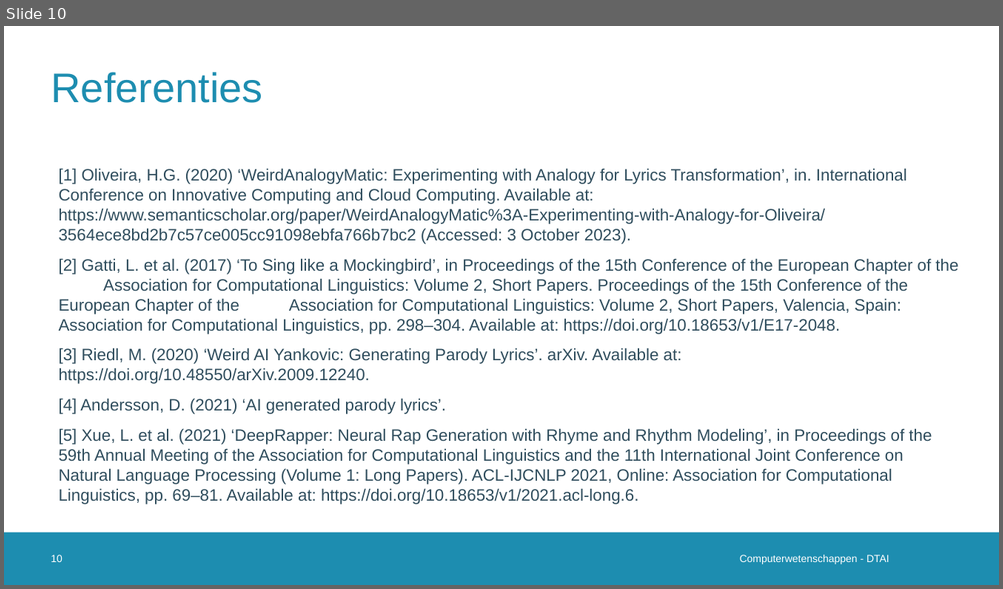
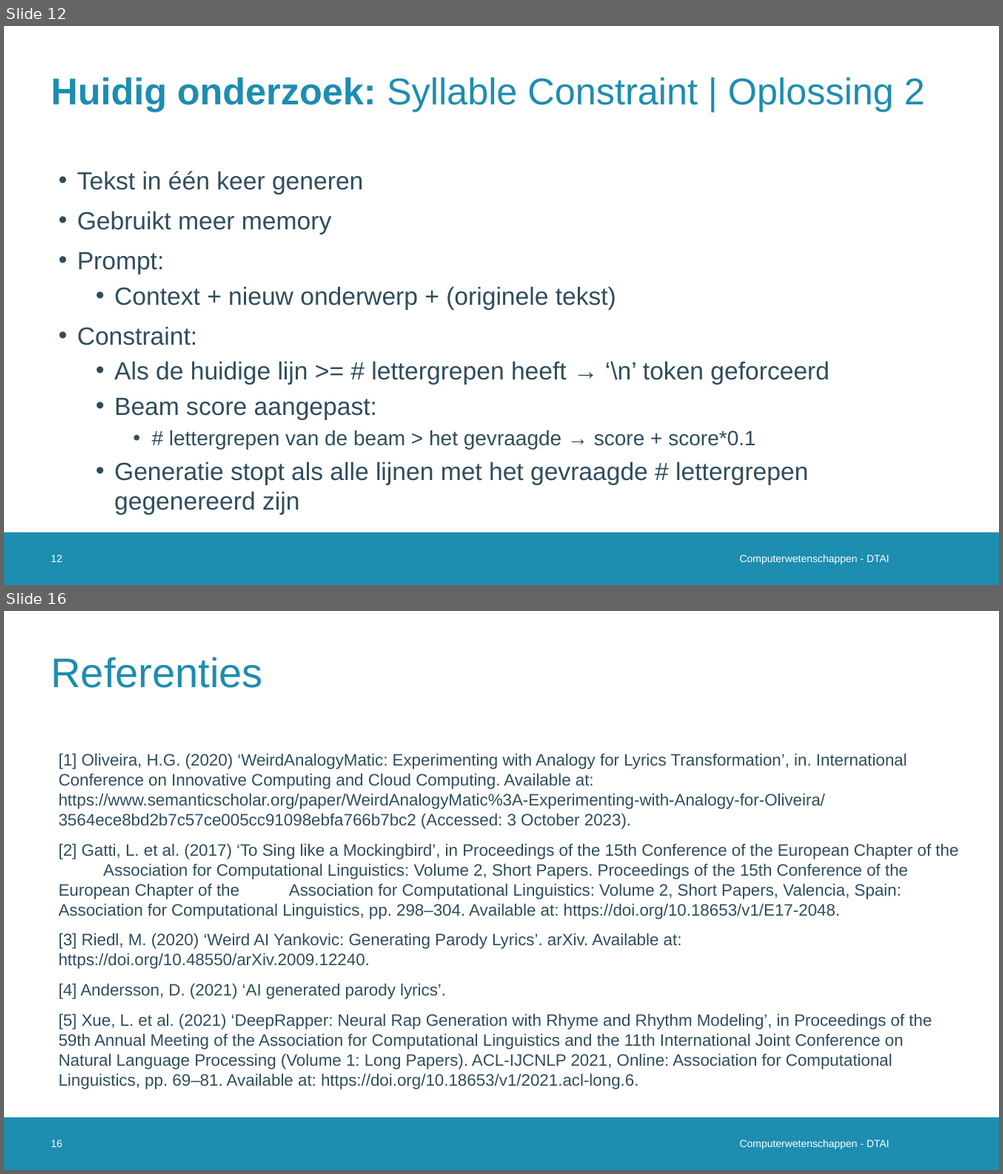
Before and after one commit to Alintermans/Thesis, a slide deck: Presentations/Second Intermediate Presentation/Presentation.pptx. Shown one above the other, each under a label of ours: slide 10 before the commit, slides 12 and 16 after it; the slides between them are not shown. The pictures are 1003x589 and 1003x1174 pixels, drawn with LibreOffice and Linux fonts; fonts in the diff are those of the drawing; background and template pictures are left out. Boxes give left, top, right and bottom in pixels: in the first picture for what was removed or moved away, otherwise in the second. Text is boxed around its words. In the diff, an @@ line names an element or a change of style, - is before the commit and + after.

```diff
--- a/Presentations/Second Intermediate Presentation/Presentation.pptx
+++ b/Presentations/Second Intermediate Presentation/Presentation.pptx
@@ slide 12 added at <box>4,26,999,585</box>, background #FFFFFF; not listed: 1 template element that a slide beside it also shows @@
@@ title added at <box>51,77,925,112</box>, 36 pt, text #1D8DB0 @@
+Huidig onderzoek: Syllable Constraint | Oplossing 2
@@ text added at <box>77,171,829,515</box>, 24 pt, text #2F4D5D @@
+• Tekst in één keer generen
+• Gebruikt meer memory
+• Prompt:
+  • Context + nieuw onderwerp + (originele tekst)
+• Constraint:
+  • Als de huidige lijn >= # lettergrepen heeft → ‘\n’ token geforceerd
+  • Beam score aangepast:
+    • # lettergrepen van de beam > het gevraagde → score + score*0.1
+  • Generatie stopt als alle lijnen met het gevraagde # lettergrepen gegenereerd zijn
@@ page number added at <box>51,555,62,562</box>, 10 pt, text #FFFFFF @@
+12
@@ text added at <box>740,555,889,565</box>, 10 pt, text #FFFFFF @@
+Computerwetenschappen - DTAI
@@ what was slide 10 is now slide 16 @@
@@ page number at <box>51,1140,62,1147</box>: text changed @@
-10
+16
```
Also in this commit, not shown: 4 slides changed, 5 other slides added, 3 other files.
